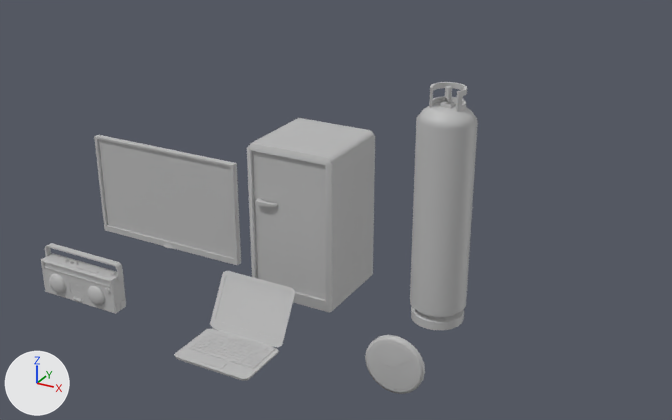
Renders of the FBX model Models/TEXModels/TEXMiscObjects.fbx from each side of a commit.
Rendered twice from a 50 mm lens placed at (0.186, -0.318, 0.197), pointed at (0.019, -0.014, 0.045). The axes (+X, +Y, +Z) are drawn at lower left. The lights are the same throughout. Where no turn or scale is listed for an object, it has been applied to the vertices.

Names of what the first picture shows: 'Body', 'Fridge', 'GasTank', 'Handle', 'Laptop', 'TV', 'WallClock', 'WorkshopMisc:Keyboard'.
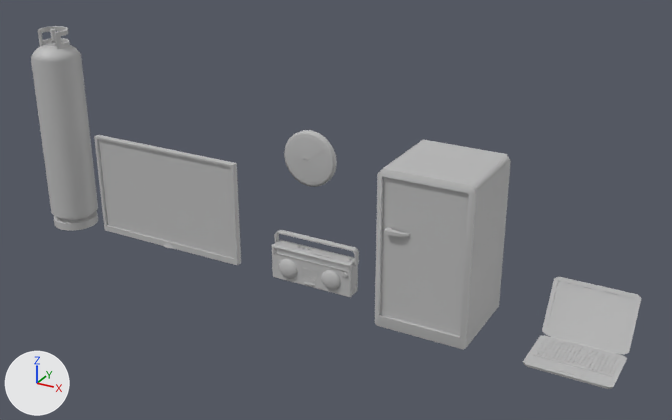
Where the newer file only moved an object's origin or applied its transform, the numbers keep the older frame.

What the commit changed:
me_mesh_004 has 60 vertices, 62 faces and spans x -0.72..0.72, y 0.0..0.93, z -0.77..0.78.
me_mesh_004 is used by ob_laptop; location (0.0, -0.06, 0.0); rotation (1.571, 0.0, 0.0), in degrees (90, 0, 0); scale (0.0239, 0.0239, 0.0239).
me_mesh_004 part 3: the whole mesh is scaled about the mesh origin by 2.39.
me_mesh_002 has 388 vertices, 408 faces and spans x -0.0116..0.0116, y -0.0116..0.0116, z 0.0..0.0991.
me_mesh_002 is used by ob_gastank; location (0.06, 0.0, 0.0).
me_mesh_002 part 6: the whole mesh is moved by (-0.2, 0.0, 0.0).
me_mesh_005 has 815 vertices, 786 faces and spans x -0.0153..0.0153, y -0.0113..0.0039, z -0.0097..-0.0094.
me_mesh_005 is used by ob_workshopmisc_keyboard; location (0.0, -0.06, 0.011).
me_mesh_005 part 1: the whole mesh is moved by (0.12, 0.06, 0.0).
me_mesh_013 has 891 vertices, 913 faces and spans x -0.0202..0.0202, y -0.0045..0.0045, z -0.0082..0.0082.
me_mesh_013 is used by ob_body; location (-0.0797, -0.0589, 0.0081).
me_mesh_013 part 2: the whole mesh is moved by (0.08, 0.06, 0.0).
me_mesh_003 has 174 vertices, 192 faces and spans x -0.0122..0.0122, y -0.0031..0.0, z -0.0122..0.0122.
me_mesh_003 is used by ob_wallclock; location (0.06, -0.04, 0.0).
me_mesh_003 part 5: the whole mesh is moved by (-0.06, 0.04, 0.06).
me_mesh_012 has 48 vertices, 46 faces and spans x -0.0206..0.0206, y -0.0014..0.0014, z -0.0039..0.0039.
me_mesh_012 is used by ob_handle; location (-0.0796, -0.0577, 0.0173).
me_mesh_012 part 4: the whole mesh is moved by (0.08, 0.06, 0.0).
Object 'Laptop' (ob_laptop) moves from (0.0, -0.06, 0.0) to (0.12, 0.0, 0.0).
Object 'Laptop' (ob_laptop) is rescaled from (0.0239, 0.0239, 0.0239) to (0.01, 0.01, 0.01).
Object 'Fridge' (ob_fridge) moves from (0.0, 0.0, 0.0) to (0.06, 0.0, 0.0).

Where the change shows, as pixel boxes (x1, y1, x2, y2) in the pictures (672 x 420 px):
'Fridge', moved
    before: (247, 118, 375, 313)
    after: (375, 140, 511, 350)
'GasTank', mesh moved
    before: (410, 82, 478, 330)
    after: (31, 26, 98, 231)
'Laptop', moved, rescaled
    before: (174, 271, 295, 381)
    after: (523, 277, 641, 389)
'Body', mesh moved
    before: (41, 253, 126, 314)
    after: (272, 240, 358, 297)
'WallClock', mesh moved
    before: (365, 335, 425, 394)
    after: (284, 130, 337, 187)
'WorkshopMisc:Keyboard', mesh moved
    before: (188, 330, 274, 369)
    after: (533, 337, 622, 377)
'Handle', mesh moved
    before: (44, 243, 123, 282)
    after: (274, 230, 359, 266)
